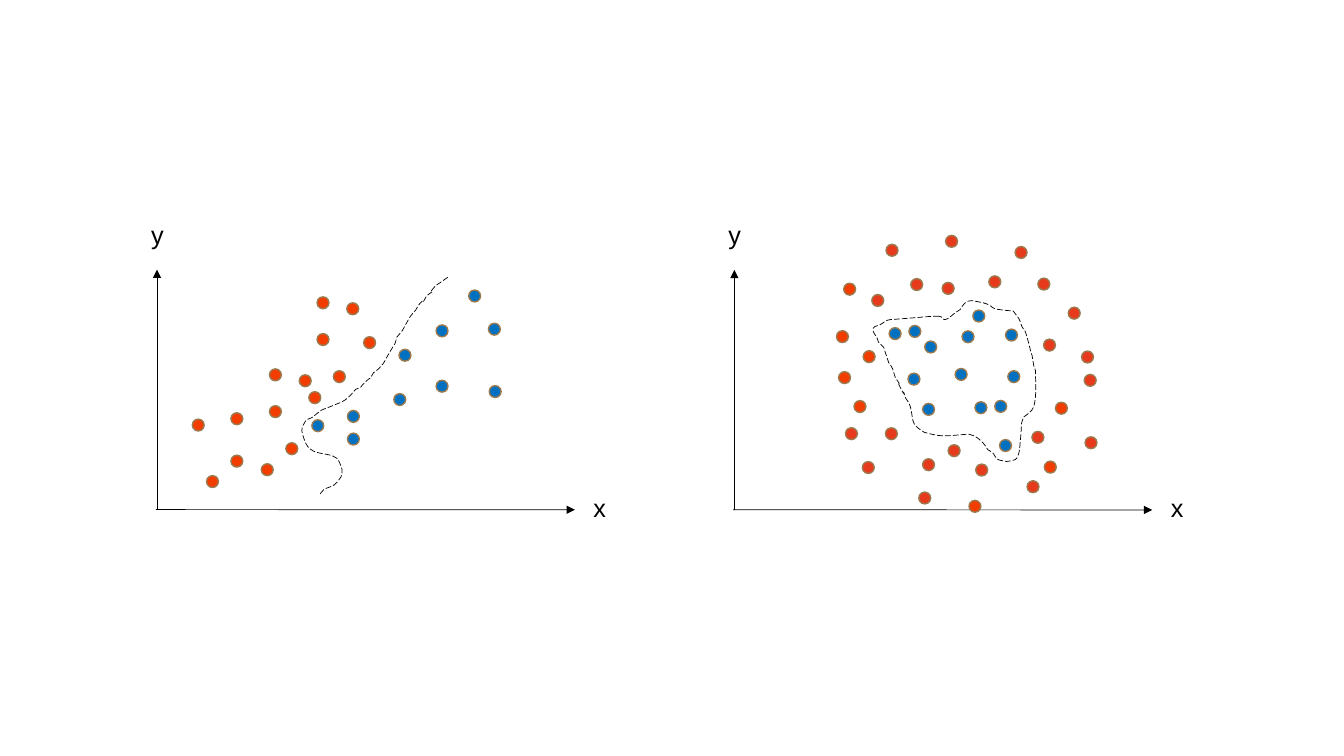
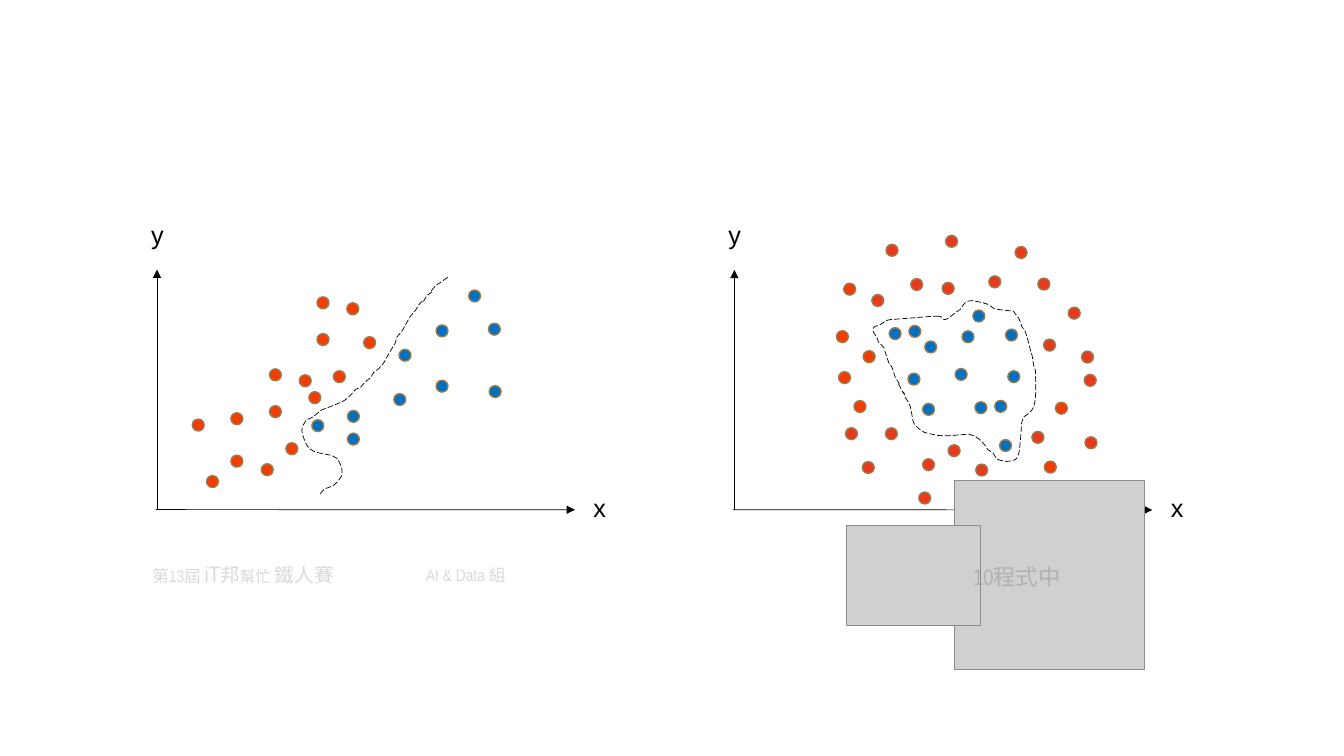
Before and after one commit to andy6804tw/andy6804tw.github.io, a slide deck: slide 2 of _posts/ithome/2021/11.SVM/11.SVM.pptx. Drawn at 1344x756 pixels with LibreOffice and Linux fonts; fonts in the diff are those of the drawing; grey boxes stand for pictures. Boxes give left, top, right and bottom in pixels: in the first picture for what was removed or moved away, otherwise in the second. Text is boxed around its words. In the diff, an @@ line names an element or a change of style, - is before the commit and + after.

```diff
--- a/_posts/ithome/2021/11.SVM/11.SVM.pptx
+++ b/_posts/ithome/2021/11.SVM/11.SVM.pptx
@@ ellipse removed at (969, 500, 981, 512) @@
@@ group added at (152, 480, 1144, 669): 3 texts, 2 pictures @@
+第13屆 iT邦幫忙 鐵人賽
+AI & Data 組
+10程式中
```
Also in this commit, not shown: 4 other slides changed, 2 slides added, 1 slide removed, 8 other files.
